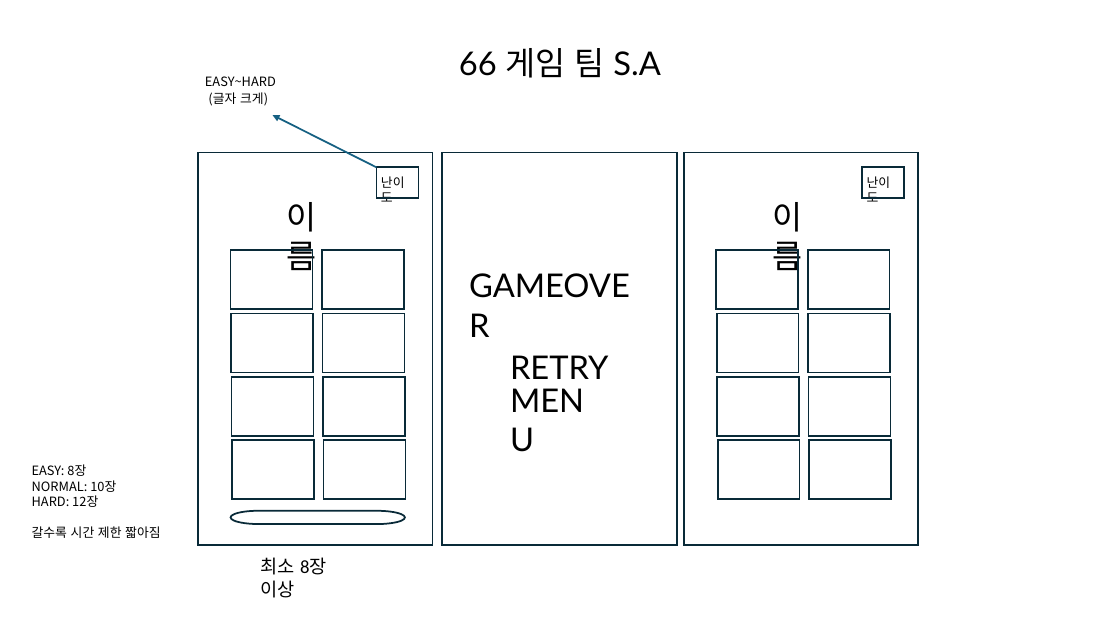
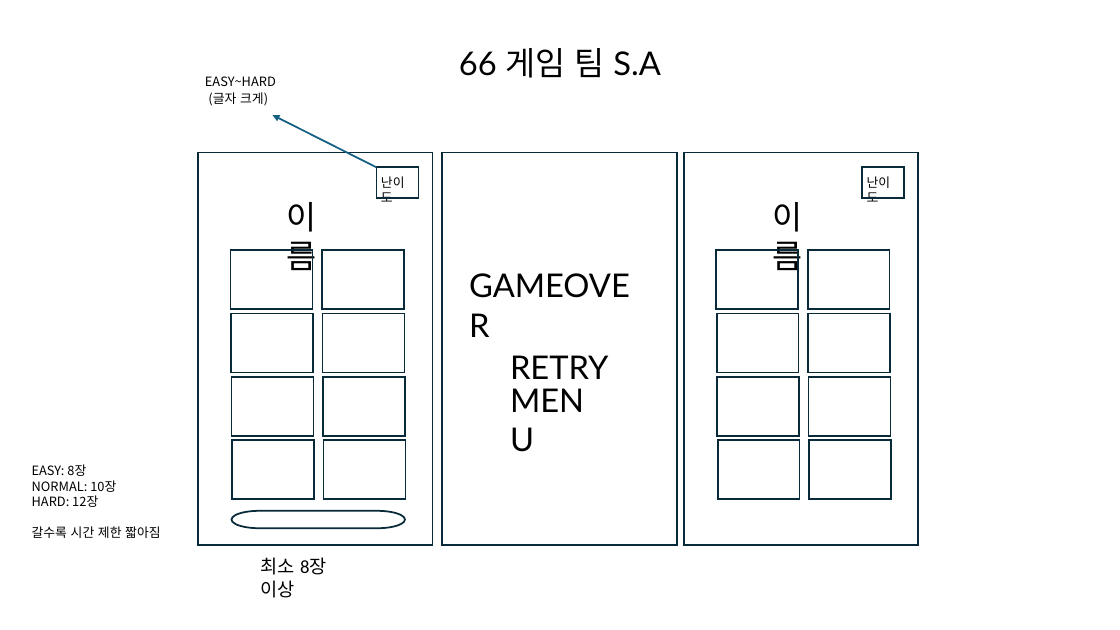
Before and after one commit to Joyoounjin/6team_miniproject, a slide deck: slide 2 of 게임개발기획서.pptx. Drawn at 1120x630 pixels with LibreOffice and Linux fonts; fonts in the diff are those of the drawing. Boxes give left, top, right and bottom in pixels: in the first picture for what was removed or moved away, otherwise in the second. Text is boxed around its words. In the diff, an @@ line names an element or a change of style, - is before the commit and + after.

```diff
--- a/게임개발기획서.pptx
+++ b/게임개발기획서.pptx
@@ pill shape: place and size @@
-pill shape at (230, 511, 405, 524)
+pill shape at (232, 511, 406, 528)
```
Also in this commit, not shown: 1 other slide changed.
